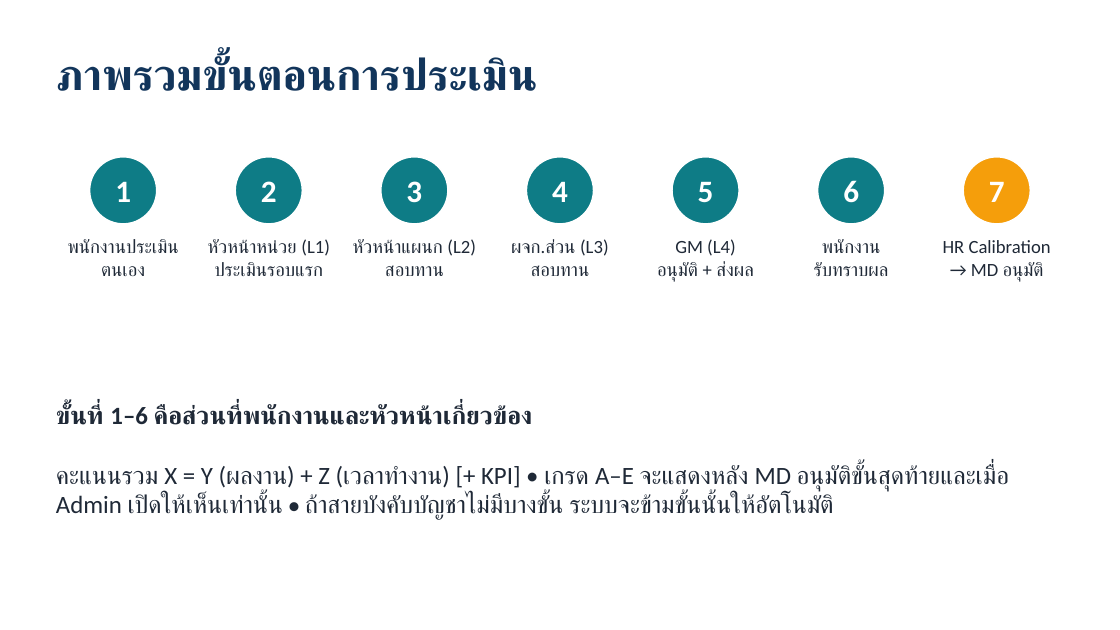
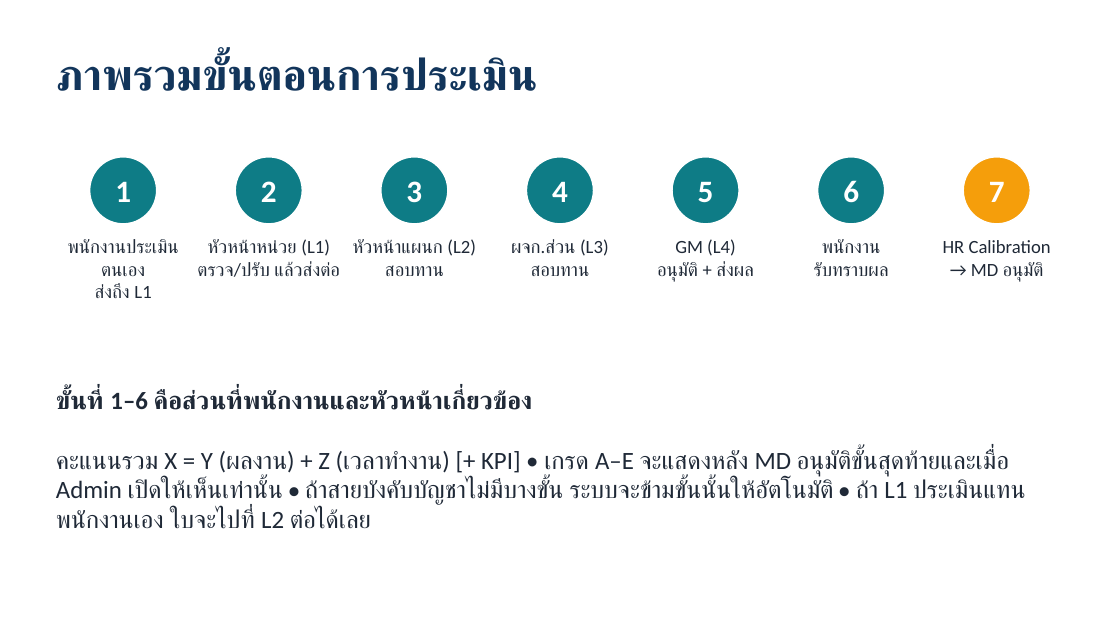
Before and after one commit to hunnysri91021-sml/SML_PMS_Professional, a slide deck: slide 2 of docs/SML_PMS_UserGuide.pptx. Drawn at 1120x630 pixels with LibreOffice and Linux fonts; fonts in the diff are those of the drawing. Boxes give left, top, right and bottom in pixels: in the first picture for what was removed or moved away, otherwise in the second. Text is boxed around its words. In the diff, an @@ line names an element or a change of style, - is before the commit and + after.

```diff
--- a/docs/SML_PMS_UserGuide.pptx
+++ b/docs/SML_PMS_UserGuide.pptx
@@ text at <box>197,261,340,277</box>: text changed @@
-ประเมินรอบแรก
+ตรวจ/ปรับ แล้วส่งต่อ
@@ text at <box>95,284,151,298</box>: paragraph added @@
+ส่งถึง L1
@@ text at <box>56,450,1025,529</box>: text changed @@
-คะแนนรวม X = Y (ผลงาน) + Z (เวลาทำงาน) [+ KPI] • เกรด A–E จะแสดงหลัง MD อนุมัติขั้นสุดท้ายและเมื่อ Admin เปิดให้เห็นเท่านั้น • ถ้าสายบังคับบัญชาไม่มีบางขั้น ระบบจะข้ามขั้นนั้นให้อัตโนมัติ
+คะแนนรวม X = Y (ผลงาน) + Z (เวลาทำงาน) [+ KPI] • เกรด A–E จะแสดงหลัง MD อนุมัติขั้นสุดท้ายและเมื่อ Admin เปิดให้เห็นเท่านั้น • ถ้าสายบังคับบัญชาไม่มีบางขั้น ระบบจะข้ามขั้นนั้นให้อัตโนมัติ • ถ้า L1 ประเมินแทนพนักงานเอง ใบจะไปที่ L2 ต่อได้เลย
```
Also in this commit, not shown: 2 other slides changed, 4 slides added, 16 other files.
